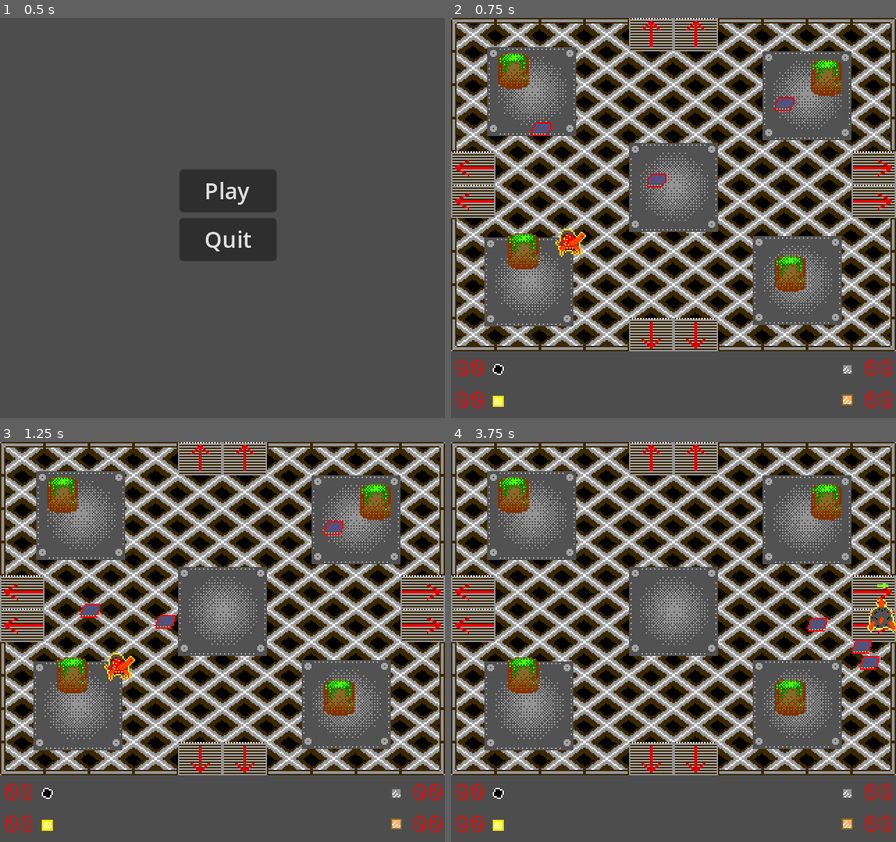
Above: before the commit, frames 1-4 (two rows, left to right).
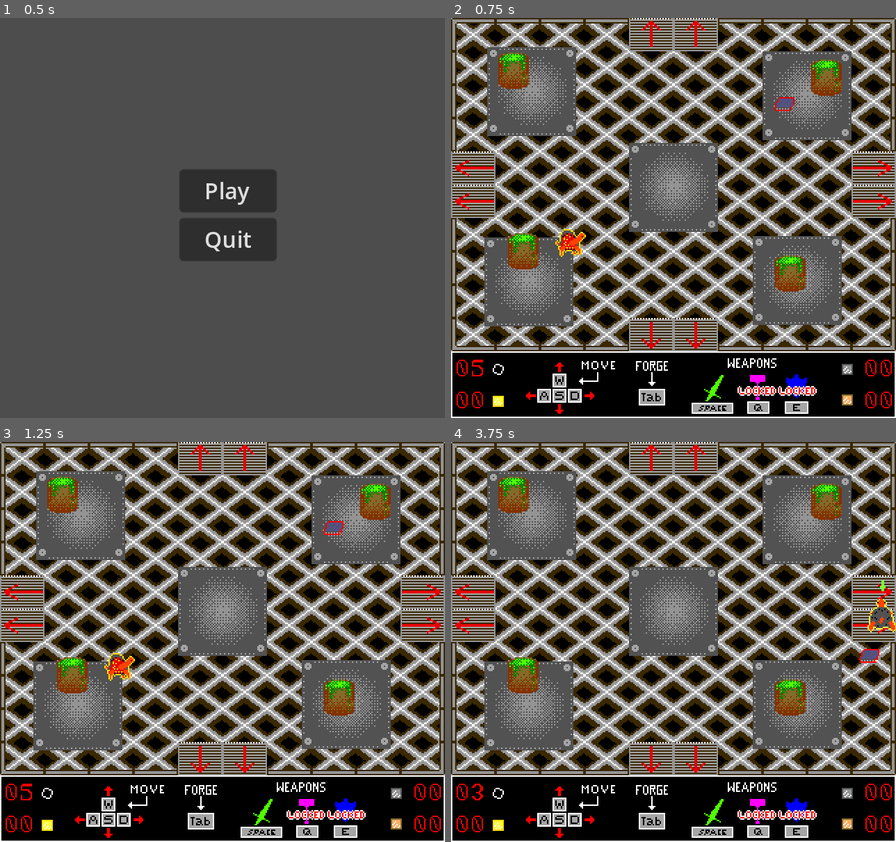
Above: after the commit, the same moments.

Repository: sym-z/GodotWildJam_68
Game: Godot game, scene res://Scenes/main_menu.tscn
Same seed, same stepped clock (60 frames per second), same inputs: the game is played once before the commit and once after it.
Inputs:
- Up to frame 1 (0.5 s): no input
- Up to frame 2 (0.75 s): click "Play" at 0.5 s
- Up to frame 3 (1.25 s): no input
- Up to frame 4 (3.75 s): hold D (Move Right) 1.28-2.03 s; tap Space (Fire) every 0.75 s from 1.35 to 3.6 s; hold S (Move Down) 2.03-2.78 s; hold D (Move Right) 2.78-3.53 s; hold W (Move Up) from 3.53 s (still down)

Frame 1 is identical in both runs. In frame 2, 16% of the frame differs, in the area x 0-100%, y 26-100%; in frame 3, 16%; in frame 4, 17%, in the area x 0-100%, y 34-100%.

Commit message:
new sprites fixing stuff

Diff:
--- a/Scenes/bot.tscn
+++ b/Scenes/bot.tscn
@@ -69,6 +69,17 @@
 
 [node name="Marker2D2" type="Marker2D" parent="Node2D"]
 
+[node name="Drop Locations" type="Node2D" parent="."]
+
+[node name="Marker2D" type="Marker2D" parent="Drop Locations"]
+position = Vector2(1, 9)
+
+[node name="Marker2D2" type="Marker2D" parent="Drop Locations"]
+position = Vector2(12, 2)
+
+[node name="Marker2D3" type="Marker2D" parent="Drop Locations"]
+position = Vector2(-1, -7)
+
 [connection signal="animation_changed" from="AnimatedSprite2D" to="." method="_on_2d_animation_changed"]
 [connection signal="timeout" from="AnimatedSprite2D/Timer" to="." method="_on_timer_timeout"]
 [connection signal="body_entered" from="Hurtbox" to="." method="_on_hurtbox_entered"]
--- a/Scenes/collectible.tscn
+++ b/Scenes/collectible.tscn
@@ -66,6 +66,7 @@
 }]
 
 [node name="Area2D" type="Area2D"]
+z_index = 2
 collision_layer = 8
 script = ExtResource("1_gpwsr")
 
--- a/Scenes/iron_shell.tscn
+++ b/Scenes/iron_shell.tscn
@@ -95,6 +95,7 @@
 shape = SubResource("RectangleShape2D_3nncb")
 
 [node name="DamageTick" type="Timer" parent="."]
+autostart = true
 
 [connection signal="body_entered" from="Hurt Box" to="." method="_on_hurt_box_entered"]
 [connection signal="body_exited" from="Hurt Box" to="." method="_on_hurt_box_exited"]
--- a/Scenes/level.tscn
+++ b/Scenes/level.tscn
@@ -1,15 +1,15 @@
-[gd_scene load_steps=23 format=3 uid="uid://7dsbxi78spi3"]
+[gd_scene load_steps=24 format=3 uid="uid://7dsbxi78spi3"]
 
 [ext_resource type="Script" path="res://Scripts/level.gd" id="1_nwdro"]
 [ext_resource type="Texture2D" uid="uid://bjdhr2is4k0bt" path="res://Sprites/screentest.png" id="2_fidii"]
 [ext_resource type="PackedScene" uid="uid://c7pt3gn12013l" path="res://Scenes/default_tm.tscn" id="3_84jog"]
 [ext_resource type="PackedScene" uid="uid://gb07ukqnwgtn" path="res://Scenes/iron_shell.tscn" id="4_djyh1"]
 [ext_resource type="PackedScene" uid="uid://b4geafs820qx5" path="res://Scenes/bot.tscn" id="5_44mmy"]
-[ext_resource type="Texture2D" path="res://Sprites/hud_bg_beta3.png" id="7_1bjkb"]
+[ext_resource type="Texture2D" uid="uid://b2rp7u42egxid" path="res://Sprites/hud_sprites/hud_bg_beta3.png" id="7_3ahtv"]
 [ext_resource type="PackedScene" uid="uid://dob61pdp1lg86" path="res://Scenes/number.tscn" id="7_g5oj6"]
-[ext_resource type="Texture2D" path="res://Sprites/hud_bg_beta2.png" id="8_8mmij"]
+[ext_resource type="Texture2D" uid="uid://cs5tqn7n74xd0" path="res://Sprites/hud_sprites/hud_bg_beta2.png" id="8_8mmij"]
 [ext_resource type="Texture2D" uid="uid://dkijiqsnmgm6j" path="res://Sprites/coal_sprites/coal1.png" id="9_fyl61"]
-[ext_resource type="Texture2D" path="res://Sprites/hud_bg_beta1.png" id="9_ucu1q"]
+[ext_resource type="Texture2D" uid="uid://dd466oo8ygpoj" path="res://Sprites/hud_sprites/hud_bg_beta1.png" id="9_ucu1q"]
 [ext_resource type="Texture2D" uid="uid://bqr30huxesqtf" path="res://Sprites/gold_sprite/gold1.png" id="10_56rqp"]
 [ext_resource type="Texture2D" uid="uid://dfhs4nq555f84" path="res://Sprites/iron_sprite/iron1.png" id="11_wyb1o"]
 [ext_resource type="PackedScene" uid="uid://c31w8j8h6er4t" path="res://Scenes/door.tscn" id="12_efb5w"]
@@ -19,12 +19,13 @@
 [ext_resource type="PackedScene" uid="uid://c0o7phldvmsay" path="res://Scenes/crafting_menu.tscn" id="14_vwe4i"]
 [ext_resource type="PackedScene" uid="uid://jmntmbcdodud" path="res://Scenes/metal_panel_64.tscn" id="16_1jorl"]
 [ext_resource type="PackedScene" uid="uid://dvenmixrmh1ej" path="res://Scenes/door_signals.tscn" id="16_rtcue"]
+[ext_resource type="Script" path="res://Scripts/crafting_menu.gd" id="20_inwc8"]
 
 [sub_resource type="SpriteFrames" id="SpriteFrames_uveqc"]
 animations = [{
 "frames": [{
 "duration": 1.0,
-"texture": ExtResource("7_1bjkb")
+"texture": ExtResource("7_3ahtv")
 }, {
 "duration": 1.0,
 "texture": ExtResource("8_8mmij")
@@ -70,12 +71,6 @@
 [node name="Bot" parent="Enemies" instance=ExtResource("5_44mmy")]
 position = Vector2(240, 61)
 
-[node name="Bot2" parent="Enemies" instance=ExtResource("5_44mmy")]
-position = Vector2(162, 116)
-
-[node name="Bot3" parent="Enemies" instance=ExtResource("5_44mmy")]
-position = Vector2(65, 65)
-
 [node name="Iron_Shell" parent="." instance=ExtResource("4_djyh1")]
 position = Vector2(86, 161)
 
@@ -84,7 +79,6 @@
 [node name="Hud Background" type="AnimatedSprite2D" parent="Hud"]
 position = Vector2(160, 264)
 sprite_frames = SubResource("SpriteFrames_uveqc")
-frame_progress = 0.00527604
 
 [node name="Numbers" type="Node2D" parent="Hud"]
 
@@ -836,5 +830,6 @@
 visible = false
 z_index = 5
 position = Vector2(0, -24)
+script = ExtResource("20_inwc8")
 
 [connection signal="shoot" from="Iron_Shell" to="." method="_on_shoot"]
--- a/Scenes/plasma.tscn
+++ b/Scenes/plasma.tscn
@@ -113,6 +113,17 @@
 position = Vector2(-0.5, 2.5)
 shape = SubResource("RectangleShape2D_4maxk")
 
+[node name="Drop Locations" type="Node2D" parent="."]
+
+[node name="Marker2D" type="Marker2D" parent="Drop Locations"]
+position = Vector2(-28, 14)
+
+[node name="Marker2D2" type="Marker2D" parent="Drop Locations"]
+position = Vector2(-2, 29)
+
+[node name="Marker2D3" type="Marker2D" parent="Drop Locations"]
+position = Vector2(31, 16)
+
 [connection signal="animation_changed" from="AnimatedSprite2D" to="." method="_on_2d_animation_changed"]
 [connection signal="timeout" from="AnimatedSprite2D/Timer" to="." method="_on_timer_timeout"]
 [connection signal="body_entered" from="Hurtbox" to="." method="_on_hurtbox_entered"]
--- a/Scenes/projectile.tscn
+++ b/Scenes/projectile.tscn
@@ -1,7 +1,8 @@
-[gd_scene load_steps=7 format=3 uid="uid://drg4gdmgj1uru"]
+[gd_scene load_steps=8 format=3 uid="uid://drg4gdmgj1uru"]
 
-[ext_resource type="Texture2D" uid="uid://dyn2v2ko0mo70" path="res://Sprites/betaprojectile.png" id="1_7boq6"]
 [ext_resource type="Script" path="res://Scripts/projectile.gd" id="1_62oho"]
+[ext_resource type="Texture2D" uid="uid://dyn2v2ko0mo70" path="res://Sprites/Projectile_sprites/betaprojectile.png" id="2_hx0i8"]
+[ext_resource type="Texture2D" uid="uid://bej8e6blm7jcl" path="res://Sprites/Projectile_sprites/sword_vert.png" id="3_t6g40"]
 
 [sub_resource type="PhysicsMaterial" id="PhysicsMaterial_msj2r"]
 
@@ -9,7 +10,10 @@
 animations = [{
 "frames": [{
 "duration": 1.0,
-"texture": ExtResource("1_7boq6")
+"texture": ExtResource("2_hx0i8")
+}, {
+"duration": 1.0,
+"texture": ExtResource("3_t6g40")
 }],
 "loop": true,
 "name": &"default",
--- a/Scripts/bot.gd
+++ b/Scripts/bot.gd
@@ -5,7 +5,7 @@
 
 const SPEED = 10.0
 @export var player : CharacterBody2D
-
+@export var locs = []
 # To handle state machine
 enum state {PATROL, TARGET, ATTACK, HURT, DEATH}
 
@@ -14,9 +14,13 @@
 func enemy():
 	pass
 
+#func drop_loot():
+
+
 func _ready():
 	status = state.PATROL
 	$AnimatedSprite2D.play()
+	locs = $"Drop Locations".get_children()
 
 #func _process(delta):
 	#follow()
@@ -41,9 +45,22 @@
 	var dad = get_parent();
 	var loot = drop.instantiate()
 	dad.add_child(loot);
-	loot.position = self.position
+	var index = randi_range(0, locs.size() - 1)
+
+	loot.position = locs[index].global_position
 	# Determine the type of loot you want to spawn
-	loot.set_type("GOLD");
+	var t : String
+	var randy = randi_range(0,9)
+	if randy <= 3: # 40% 0, 1, 2, 3
+		t = "COAL"
+	elif randy <= 6: # 30% 4, 5, 6
+		t = "COPPER"
+	elif randy <= 8: # 20% 7,8
+		t = "IRON"
+	else:  # 10% 9
+		t = "GOLD"
+
+	loot.set_type(t);
 	print(loot.type);
 	queue_free()
 
--- a/Scripts/collectible.gd
+++ b/Scripts/collectible.gd
@@ -12,6 +12,7 @@
 
 func set_type(type : String):
 	self.type = type
+	print("SETTING TYPE")
 	match type:
 		"COAL":
 			$AnimatedSprite2D.animation = "coal"
--- /dev/null
+++ b/Scripts/crafting_menu.gd
@@ -0,0 +1,19 @@
+extends Node2D
+#@export var player = $"../../Iron_Shell"
+
+var curr_coal : int
+var curr_iron : int
+var curr_copper : int
+var curr_gold : int
+# Called when the node enters the scene tree for the first time.
+func _ready():
+	#curr_coal = player.coal_count
+	#curr_iron
+	#curr_copper
+	#curr_gold
+	pass # Replace with function body.
+
+
+# Called every frame. 'delta' is the elapsed time since the previous frame.
+func _process(delta):
+	pass
--- a/Scripts/iron_shell.gd
+++ b/Scripts/iron_shell.gd
@@ -35,9 +35,13 @@
 @export var health : int = 5
 @export var damage_over_time : int = 0
 
+# Weapon Upgrades
 var gold_count : int = 0
-var coal_count : int = 0
+# Health Value
+var coal_count : int = 5
+# Defense Upgrades
 var iron_count : int = 0
+# Speed Upgrades
 var copper_count : int = 0
 
 
@@ -45,7 +49,15 @@
 func _ready():
 	$Sprite.play()
 
+
 func _process(delta):
+	var peeps = $"Hurt Box".get_overlapping_bodies()
+	var peep_amt : int = 0
+	for peep in peeps:
+		if peep.has_method("enemy"):
+			peep_amt += 1
+	damage_over_time = peep_amt;
+	#print(peep_amt)
 	craft();
 
 func _physics_process(delta):
@@ -147,28 +159,29 @@
 func game_over():
 	print("Dead")
 
+func take_damage():
+	coal_count -= 1
+	if coal_count == 0:
+		game_over()
+
 func _on_hurt_box_entered(body):
 	if body.has_method("enemy"):
-		health -= 1
-		# Show hurt animation
-		# Check for death
-		print("Health: ", health)
 		$DamageTick.start()
-		damage_over_time += 1
-		print(damage_over_time)
+		# Initial Damage
+		take_damage();
+		#damage_over_time += 1
+		#print(damage_over_time)
 	pass # Replace with function body.
 
 
 func _on_hurt_box_exited(body):
 	if body.has_method("enemy"):
 		# Used to turn off chain hitting
-		damage_over_time -= 1
-		# TODO: Set up timer to tick damage
-		print(body)
-		print(damage_over_time)
-
 		pass # Replace with function body.
 
 
 func _on_damage_tick():
-	pass # Replace with function body.
+	#print("Hit for ", damage_over_time, " damage");
+	#print("Health is now ", coal_count)
+	coal_count -= damage_over_time
+	#take_damage()
--- a/Scripts/level.gd
+++ b/Scripts/level.gd
@@ -34,7 +34,7 @@
 	var bullet = bullet_scene.instantiate()
 	var dir : Vector2
 	add_child(bullet)
-	bullet.position = $Iron_Shell.position
+	bullet.position = $Iron_Shell.global_position
 	match $Iron_Shell.facing:
 		0:
 			dir = Vector2.LEFT
@@ -48,4 +48,5 @@
 	dir += $Iron_Shell.velocity.normalized()
 	dir.x *= 2
 	bullet.linear_velocity = dir * projectile_speed
+	print(bullet.linear_velocity)
 	screen_bullets.append(bullet)
--- a/Scripts/plasma.gd
+++ b/Scripts/plasma.gd
@@ -3,6 +3,8 @@
 var bullet = preload("res://Scenes/projectile.tscn")
 var drop = preload("res://Scenes/collectible.tscn")
 
+
+var locs = []
 const SPEED = 10.0
 @export var player : CharacterBody2D
 
@@ -15,6 +17,7 @@
 	pass
 
 func _ready():
+	locs = $"Drop Locations".get_children()
 	status = state.PATROL
 	$AnimatedSprite2D.play()
 
@@ -41,9 +44,22 @@
 	var dad = get_parent();
 	var loot = drop.instantiate()
 	dad.add_child(loot);
-	loot.position = self.position
+	var index = randi_range(0, locs.size() - 1)
+
+	loot.position = locs[index].global_position
 	# Determine the type of loot you want to spawn
-	loot.set_type("GOLD");
+	var t : String
+	var randy = randi_range(0,9)
+	if randy <= 3: # 40% 0, 1, 2, 3
+		t = "COAL"
+	elif randy <= 6: # 30% 4, 5, 6
+		t = "COPPER"
+	elif randy <= 8: # 20% 7,8
+		t = "IRON"
+	else:  # 10% 9
+		t = "GOLD"
+
+	loot.set_type(t);
 	print(loot.type);
 	queue_free()
 
@@ -64,7 +80,8 @@
 	if !body.landed:
 		var bounce_dir  = Vector2(body.position - position).normalized()
 		print(bounce_dir)
-		velocity += bounce_dir *500
+		# Push the enemy in the opposite direction of the displacement vector
+		velocity += -bounce_dir * 700
 		move_and_slide()
 		health -= 1
 		status = state.DEATH if (health <= 0) else state.HURT
--- a/Scripts/projectile.gd
+++ b/Scripts/projectile.gd
@@ -10,6 +10,9 @@
 # Called every frame. 'delta' is the elapsed time since the previous frame.
 func _process(delta):
 	$AnimatedSprite2D.flip_h = true if (linear_velocity.x <= 0) else false
+	$AnimatedSprite2D.frame = 1 if (linear_velocity.y != 0) else 0
+	$AnimatedSprite2D.flip_v = true if($AnimatedSprite2D.frame == 1 && linear_velocity.y > 0) else false
+	print($AnimatedSprite2D.frame)
 	if landed:
 		hurt()
 	pass
Renamed: Sprites/betaprojectile.aseprite -> Sprites/Projectile_sprites/betaprojectile.aseprite
Renamed: Sprites/betaprojectile.png -> Sprites/Projectile_sprites/betaprojectile.png
Not shown, added: Sprites/Projectile_sprites/betaprojectile.png.import
Binary file added: Sprites/Projectile_sprites/hammer_horiz.aseprite
Binary file added: Sprites/Projectile_sprites/hammer_horiz.png
Not shown, added: Sprites/Projectile_sprites/hammer_horiz.png.import
Binary file added: Sprites/Projectile_sprites/hammer_vert.aseprite
Binary file added: Sprites/Projectile_sprites/hammer_vert.png
Not shown, added: Sprites/Projectile_sprites/hammer_vert.png.import
Binary file added: Sprites/Projectile_sprites/sword_vert.aseprite
Binary file added: Sprites/Projectile_sprites/sword_vert.png
Not shown, changed: Sprites/Projectile_sprites/sword_vert.png.import
